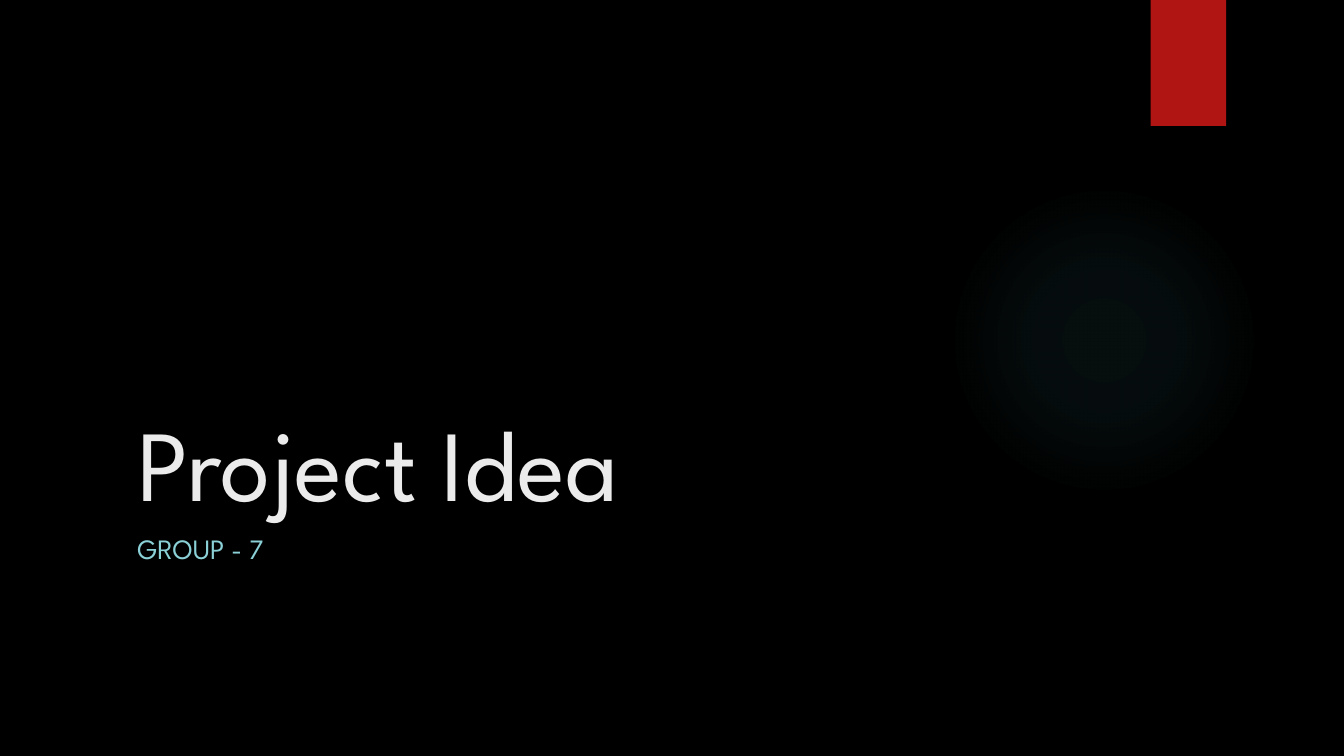
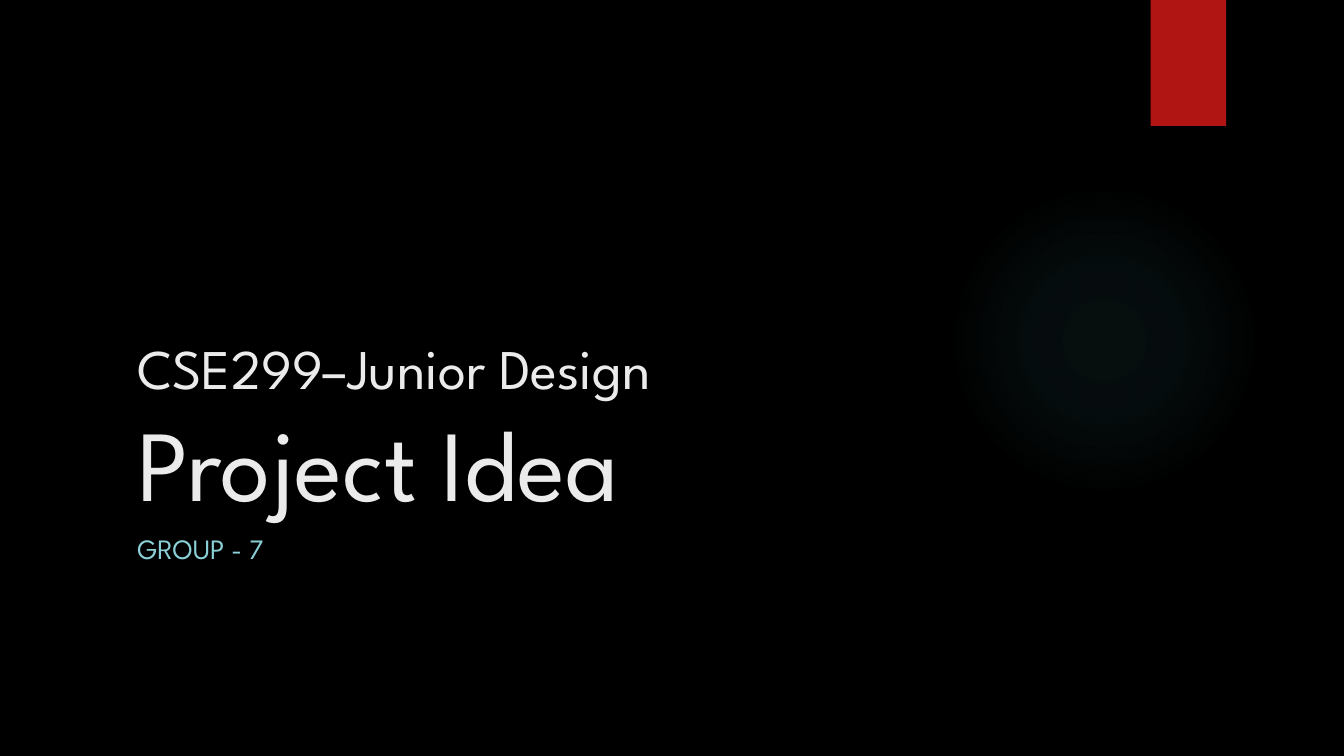
Before and after one commit to nsuspring2019cse299sec4/Group-7, a slide deck: slide 1 of Project Idea.pptx. Drawn at 1344x756 pixels with LibreOffice and Linux fonts; fonts in the diff are those of the drawing; background and template pictures are left out. Boxes give left, top, right and bottom in pixels: in the first picture for what was removed or moved away, otherwise in the second. Text is boxed around its words. In the diff, an @@ line names an element or a change of style, - is before the commit and + after.

```diff
--- a/Project Idea.pptx
+++ b/Project Idea.pptx
@@ title at [137,351,650,523]: text changed; size 72 to 40 pt @@
-Project Idea
+CSE299–Junior Design
+Project Idea
```
Also in this commit, not shown: 3 slides added.
